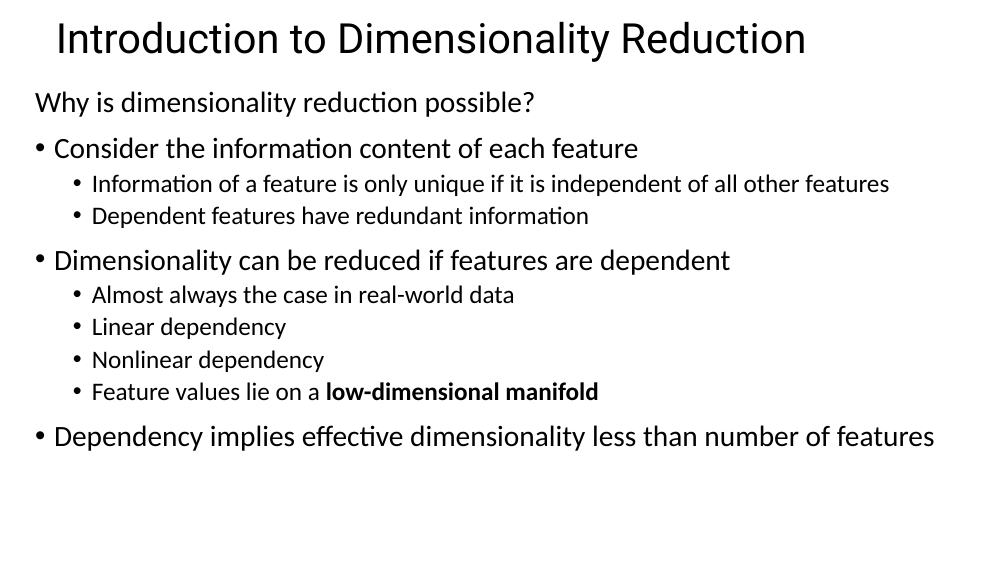
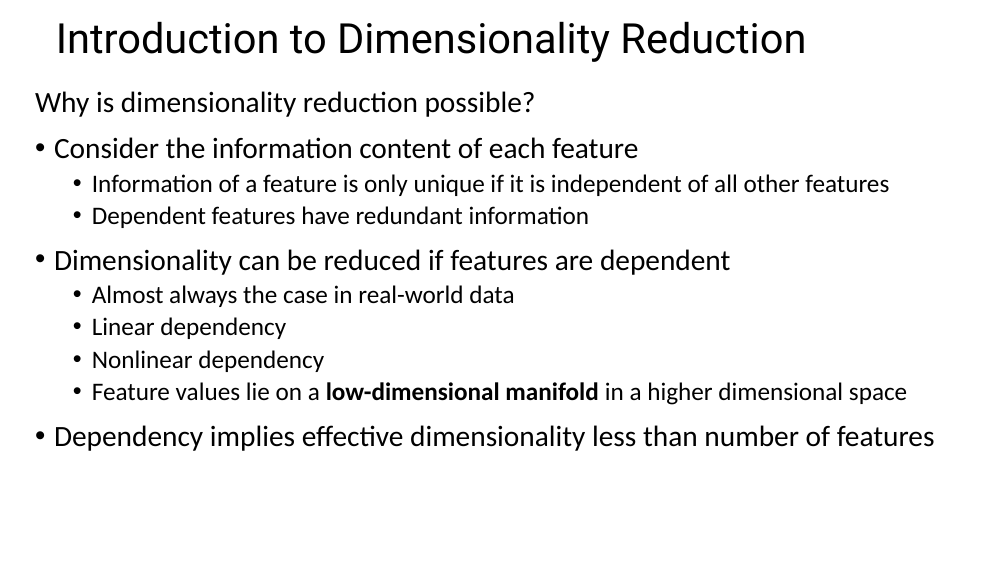
Before and after one commit to StephenElston/CSCI-E-108, a slide deck: slide 10 of slides/11_DimensionalityReduction_Part1.pptx (slide 4 before the commit). Drawn at 1008x567 pixels with LibreOffice and Linux fonts; fonts in the diff are those of the drawing. Boxes give left, top, right and bottom in pixels: in the first picture for what was removed or moved away, otherwise in the second. Text is boxed around its words. In the diff, an @@ line names an element or a change of style, - is before the commit and + after.

```diff
--- a/slides/11_DimensionalityReduction_Part1.pptx
+++ b/slides/11_DimensionalityReduction_Part1.pptx
@@ text at (92, 382, 907, 405): text changed; bold off @@
-  • Feature values lie on a low-dimensional manifold
+  • Feature values lie on a low-dimensional manifold in a higher dimensional space
```
Also in this commit, not shown: 14 other slides changed, 7 slides added.
